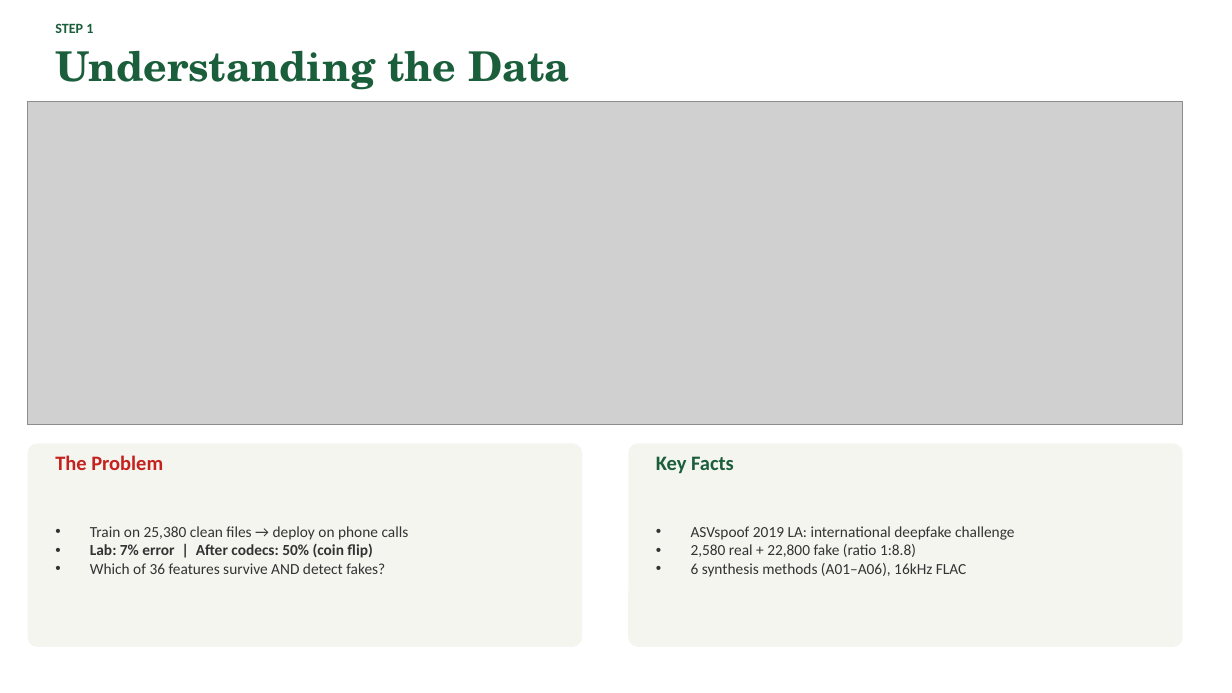
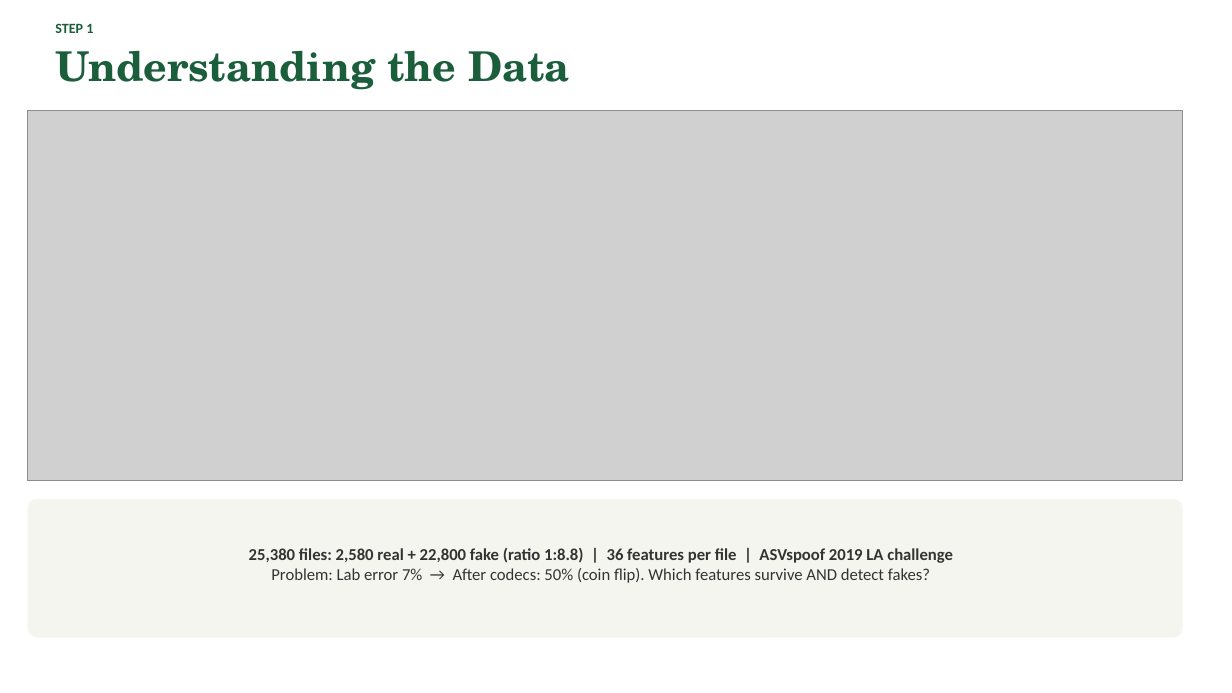
Before and after one commit to Yash-Sukhdeve/stats-audio-deepfake-detection, a slide deck: slide 2 of presentation/MCCNNY_2026_FINAL.pptx. Drawn at 1232x693 pixels with LibreOffice and Linux fonts; fonts in the diff are those of the drawing; grey boxes stand for pictures. Boxes give left, top, right and bottom in pixels: in the first picture for what was removed or moved away, otherwise in the second. Text is boxed around its words. In the diff, an @@ line names an element or a change of style, - is before the commit and + after.

```diff
--- a/presentation/MCCNNY_2026_FINAL.pptx
+++ b/presentation/MCCNNY_2026_FINAL.pptx
@@ picture: place and size @@
-picture at (28, 102, 1183, 425)
+picture at (28, 111, 1183, 481)
@@ rounded rectangle removed at (628, 444, 1183, 647) @@
@@ text removed at (55, 455, 163, 470) @@
-The Problem
@@ text removed at (656, 456, 734, 474) @@
-Key Facts
@@ rounded rectangle: place and size @@
-rounded rectangle at (28, 444, 582, 647)
+rounded rectangle at (28, 499, 1183, 638)
@@ rounded rectangle at (28, 499, 1183, 638): proportions changed @@
@@ text removed at (691, 526, 1014, 577) @@
-• ASVspoof 2019 LA: international deepfake challenge
-• 2,580 real + 22,800 fake (ratio 1:8.8)
-• 6 synthesis methods (A01–A06), 16kHz FLAC
@@ text at (249, 548, 953, 583): text changed; size 12 to 13 pt; bold on @@
-• Train on 25,380 clean files → deploy on phone calls
-• Lab: 7% error | After codecs: 50% (coin flip)
-• Which of 36 features survive AND detect fakes?
+25,380 files: 2,580 real + 22,800 fake (ratio 1:8.8) | 36 features per file | ASVspoof 2019 LA challenge
+Problem: Lab error 7% → After codecs: 50% (coin flip). Which features survive AND detect fakes?
```
Also in this commit, not shown: 6 other slides changed, 4 slides added, 1 slide removed.
